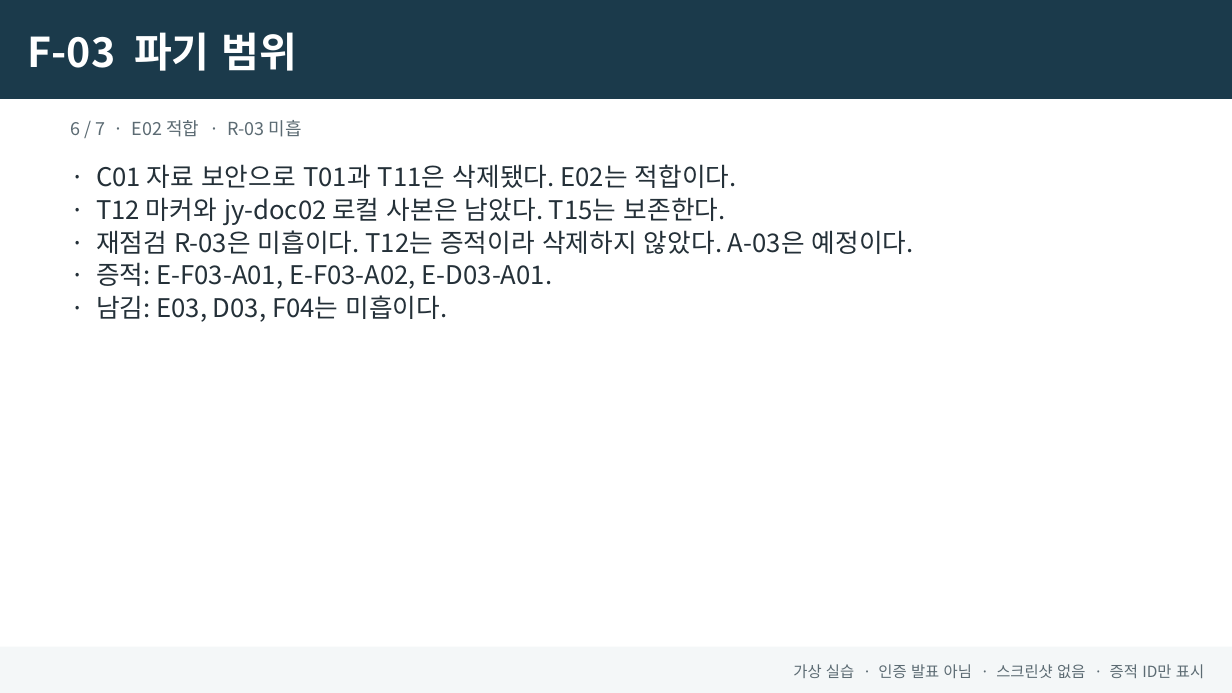
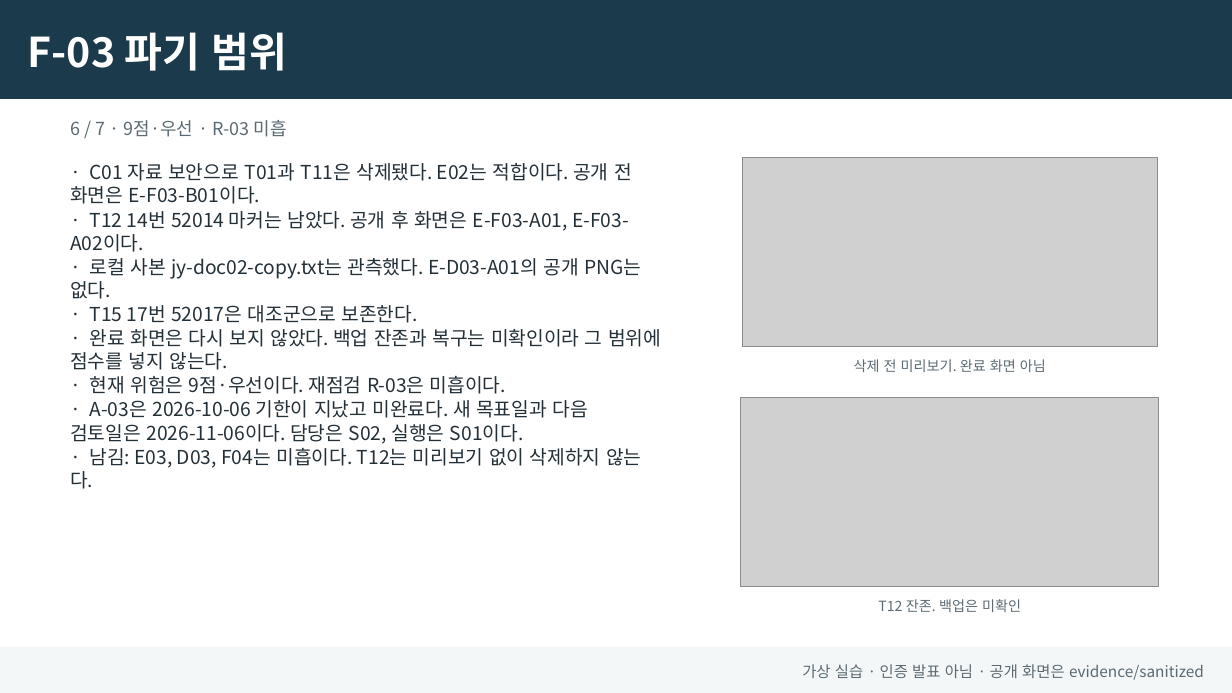
Before and after one commit to jxxnk/JY-Group-Privacy-Audit, a slide deck: slide 6 of reports/JY-Briefing.pptx. Drawn at 1232x693 pixels with LibreOffice and Linux fonts; fonts in the diff are those of the drawing; grey boxes stand for pictures. Boxes give left, top, right and bottom in pixels: in the first picture for what was removed or moved away, otherwise in the second. Text is boxed around its words. In the diff, an @@ line names an element or a change of style, - is before the commit and + after.

Commit message:
보고서 산출물과 제출 목록을 갱신한다

```diff
--- a/reports/JY-Briefing.pptx
+++ b/reports/JY-Briefing.pptx
@@ text at (70,120,287,137): text changed @@
-6 / 7 · E02 적합 · R-03 미흡
+6 / 7 · 9점·우선 · R-03 미흡
@@ text at (70,163,661,489): text changed; size 20 to 15 pt @@
-· C01 자료 보안으로 T01과 T11은 삭제됐다. E02는 적합이다.
-· T12 마커와 jy-doc02 로컬 사본은 남았다. T15는 보존한다.
-· 재점검 R-03은 미흡이다. T12는 증적이라 삭제하지 않았다. A-03은 예정이다.
-· 증적: E-F03-A01, E-F03-A02, E-D03-A01.
-· 남김: E03, D03, F04는 미흡이다.
+· C01 자료 보안으로 T01과 T11은 삭제됐다. E02는 적합이다. 공개 전 화면은 E-F03-B01이다.
+· T12 14번 52014 마커는 남았다. 공개 후 화면은 E-F03-A01, E-F03-A02이다.
+· 로컬 사본 jy-doc02-copy.txt는 관측했다. E-D03-A01의 공개 PNG는 없다.
+· T15 17번 52017은 대조군으로 보존한다.
+· 완료 화면은 다시 보지 않았다. 백업 잔존과 복구는 미확인이라 그 범위에 점수를 넣지 않는다.
+· 현재 위험은 9점·우선이다. 재점검 R-03은 미흡이다.
+· A-03은 2026-10-06 기한이 지났고 미완료다. 새 목표일과 다음 검토일은 2026-11-06이다. 담당은 S02, 실행은 S01이다.
+· 남김: E03, D03, F04는 미흡이다. T12는 미리보기 없이 삭제하지 않는다.
@@ picture added at (742,158,1157,348) @@
@@ text added at (854,359,1046,372), 11 pt, text #5C6B73 @@
+삭제 전 미리보기. 완료 화면 아님
@@ picture added at (741,397,1159,587) @@
@@ text added at (878,599,1021,612), 11 pt, text #5C6B73 @@
+T12 잔존. 백업은 미확인
@@ text in rectangle at (802,664,1204,680): text changed @@
-가상 실습 · 인증 발표 아님 · 스크린샷 없음 · 증적 ID만 표시
+가상 실습 · 인증 발표 아님 · 공개 화면은 evidence/sanitized
```
Also in this commit, not shown: 6 other slides changed, 12 other files.
